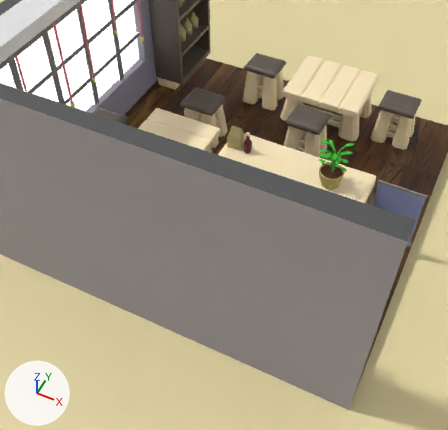
A saved change to the glTF model coffeeshop.gltf.
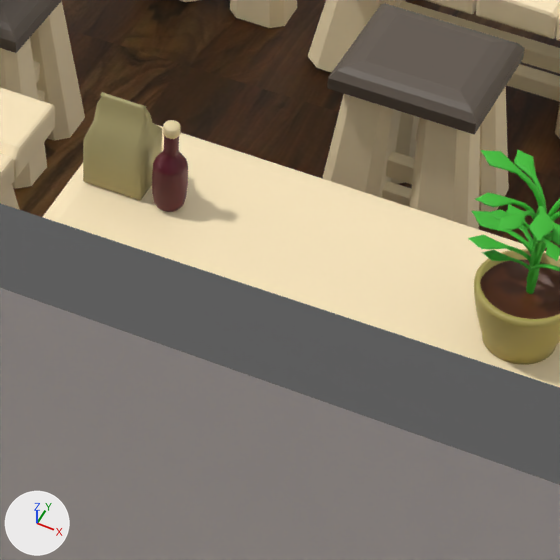
Old and new are each drawn from a 50 mm camera at (6.33, -14.14, 16.02) aimed at (0.67, -2.83, 1.87) and again close up on the part from 46% to 76% of the width and 24% to 55% of the height. Arrows for +X, +Y and +Z are at lower left; the lights stay in place. Where no turn or scale is listed for an object, it has been applied to the vertices.

The scene before the commit, as lines of its bpy script (objects in view):
```python
me_cube_004 = bpy.data.meshes.new('Cube.004')
me_cube_004.from_pydata(...)  # 148 vertices, 244 faces; spans x -19.4..5.6, y -3.3..3.3, z -5.6..13.4
# faces by material slot: [208, 36]
me_cube_004.materials.append(mat_table_top)  # beige #ffebc0
me_cube_004.materials.append(mat_table)  # brown #61564c
me_cube_005 = bpy.data.meshes.new('Cube.005')
me_cube_005.from_pydata(...)  # 64 vertices, 124 faces; spans x -0.231..0.231, y -0.183..0.183, z -0.022..0.739
me_cube_005.materials.append(mat_packet)  # beige #b2a874
me_cylinder = bpy.data.meshes.new('Cylinder')
me_cylinder.from_pydata(...)  # 3960 vertices, 7508 faces; spans x -1.38..1.33, y -1.36..1.11, z -1.11..2.72
# faces by material slot: [542, 30, 6936]
me_cylinder.materials.append(mat_pot)  # yellow #ad9f56
me_cylinder.materials.append(mat_dirt)  # brown #57290d
me_cylinder.materials.append(mat_leaves)  # green #3ebb32
ob_cube_008 = bpy.data.objects.new('Cube.008', me_cube_004)
ob_cube_008.location = (-2.393, 1.298, 0.862)
ob_cube_008.rotation_euler = (0.0, 0.131, -1.571)  # degrees (0, 7.5, -90)
ob_cube_008.scale = (0.0532, 0.212, 0.103)
ob_cube_022 = bpy.data.objects.new('Cube.022', me_cube_005)
ob_cube_022.location = (0.086, -0.785, 2.839)
ob_cylinder = bpy.data.objects.new('Cylinder', me_cylinder)
ob_cylinder.location = (3.296, -1.045, 3.248)
ob_cylinder.scale = (0.373, 0.373, 0.373)
# also in view: 'Cube.004' at (1.34, 4.71, 1.32); 'BezierCurve' at (0.52, -0.89, 3.22); 'Plane' at (-0.05, 0.0, 3.59); 'Cube.001' at (2.1, -0.92, 2.67); 'Cube.005' at (-2.42, -0.92, 1.32)
```
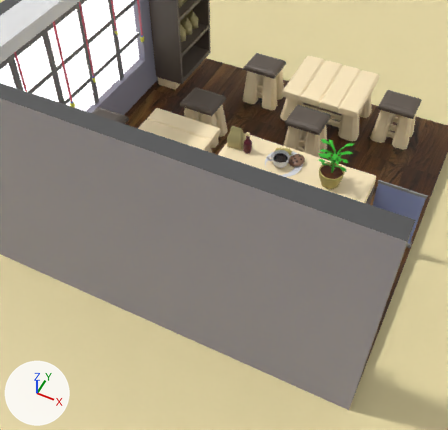
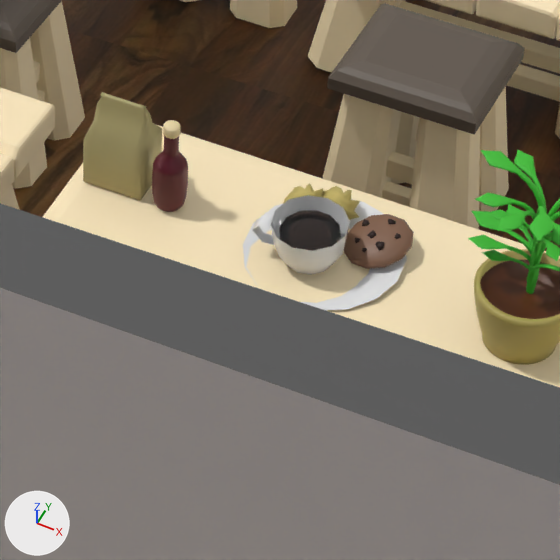
What differs and where, as boxes (x1, y1, x2, y2) in the close-ups (560 x 560 px):
'cup', added
    after: (252, 195, 350, 275)
'cookie', added (brown)
    after: (344, 214, 414, 269)
'Plate', added
    after: (243, 199, 407, 310)
'cookies', added (yellow)
    after: (283, 183, 360, 220)
'Cube.034', added
    after: (375, 241, 385, 250)
'Cube.036', added
    after: (367, 230, 376, 238)
'Cube.038', added
    after: (362, 219, 370, 226)
'Cube.037', added
    after: (388, 219, 396, 224)
'Cube.035', added
    after: (395, 233, 401, 239)
'Cube.033', added
    after: (355, 238, 360, 243)
'Cube.032', added
    after: (362, 248, 367, 252)

Edits to the bpy script that builds the scene:
```text
Add ob_plate:
    ob_plate = bpy.data.objects.new('Plate', me_circle_009)  # 48 vertices, 78 faces; spans x -3.37..3.37, y -3.37..3.37, z 0.0..0.41; in mat_white (white #e7e7e7)
    ob_plate.location = (1.75, -0.879, 2.796)
    ob_plate.rotation_euler = (0.0434, 0.0351, -1.285)  # degrees (2.5, 2, -74)
    ob_plate.scale = (0.175, -0.175, 0.175)
Add ob_cup:
    ob_cup = bpy.data.objects.new('cup', me_circle_004)  # 172 vertices, 308 faces; spans x -1.54..2.34, y -1.54..1.54, z 0.0..2.02; in mat_white_001 (white #e7e7e7), mat_coffee (brown #5f433a)
    ob_cup.location = (1.668, -0.968, 2.845)
    ob_cup.rotation_euler = (-0.0385, 0.0404, -2.94)  # degrees (-2.2, 2.3, -168)
    ob_cup.scale = (0.175, -0.175, 0.175)
Add ob_cookies:
    ob_cookies = bpy.data.objects.new('cookies', me_circle_008)  # 192 vertices, 376 faces; spans x -2.13..1.0, y -1.0..1.45, z -0.03..1.22; in mat_cookie_001 (yellow #c5b46a)
    ob_cookies.location = (1.673, -0.474, 2.912)
    ob_cookies.rotation_euler = (0.219, -0.00814, 0.0489)  # degrees (13, -0.5, 2.8)
    ob_cookies.scale = (0.175, -0.175, 0.175)
Add ob_cube_038:
    ob_cube_038 = bpy.data.objects.new('Cube.038', me_cube_013)  # 22 vertices, 40 faces; spans x -0.555..0.489, y -0.513..0.466, z -0.419..0.382; in mat_choc (black #240d09)
    ob_cube_038.parent = ob_cookie
    ob_cube_038.location = (-0.703, -0.598, 0.474)
    ob_cube_038.rotation_euler = (1.694, -0.342, 1.761)  # degrees (97, -20, 101)
    ob_cube_038.scale = (0.409, 0.409, 0.409)
Add ob_cookie:
    ob_cookie = bpy.data.objects.new('cookie', me_circle_007)  # 60 vertices, 116 faces; spans x -1.6..1.6, y -1.6..1.6, z 0.0..0.56; in mat_cookie (brown #7f5d47)
    ob_cookie.location = (2.077, -0.668, 2.915)
    ob_cookie.rotation_euler = (0.165, -0.229, 0.0247)  # degrees (9.5, -13, 1.4)
    ob_cookie.scale = (0.161, -0.161, 0.161)
Add ob_cube_037:
    ob_cube_037 = bpy.data.objects.new('Cube.037', me_cube_013)  # 22 vertices, 40 faces; spans x -0.555..0.489, y -0.513..0.466, z -0.419..0.382; in mat_choc (black #240d09)
    ob_cube_037.parent = ob_cookie
    ob_cube_037.location = (0.395, -0.819, 0.478)
    ob_cube_037.rotation_euler = (0.341, 1.534, 1.776)  # degrees (20, 88, 102)
    ob_cube_037.scale = (0.409, 0.409, 0.409)
Add ob_cube_036:
    ob_cube_036 = bpy.data.objects.new('Cube.036', me_cube_013)  # 22 vertices, 40 faces; spans x -0.555..0.489, y -0.513..0.466, z -0.419..0.382; in mat_choc (black #240d09)
    ob_cube_036.parent = ob_cookie
    ob_cube_036.location = (-0.203, 0.0792, 0.545)
    ob_cube_036.rotation_euler = (-0.0299, -0.0206, 0.0155)  # degrees (-1.7, -1.2, 0.9)
    ob_cube_036.scale = (0.472, 0.472, 0.472)
Add ob_cube_035:
    ob_cube_035 = bpy.data.objects.new('Cube.035', me_cube_013)  # 22 vertices, 40 faces; spans x -0.555..0.489, y -0.513..0.466, z -0.419..0.382; in mat_choc (black #240d09)
    ob_cube_035.parent = ob_cookie
    ob_cube_035.location = (0.955, -0.0537, 0.467)
    ob_cube_035.rotation_euler = (-1.748, 2.891, -0.0587)  # degrees (-100, 166, -3.4)
    ob_cube_035.scale = (0.322, 0.322, 0.322)
Add ob_cube_034:
    ob_cube_034 = bpy.data.objects.new('Cube.034', me_cube_013)  # 22 vertices, 40 faces; spans x -0.555..0.489, y -0.513..0.466, z -0.419..0.382; in mat_choc (black #240d09)
    ob_cube_034.parent = ob_cookie
    ob_cube_034.location = (0.362, 0.603, 0.513)
    ob_cube_034.rotation_euler = (1.502, 0.172, -1.615)  # degrees (86, 10, -93)
    ob_cube_034.scale = (0.501, 0.501, 0.501)
Add ob_cube_033:
    ob_cube_033 = bpy.data.objects.new('Cube.033', me_cube_013)  # 22 vertices, 40 faces; spans x -0.555..0.489, y -0.513..0.466, z -0.419..0.382; in mat_choc (black #240d09)
    ob_cube_033.parent = ob_cookie
    ob_cube_033.location = (-0.792, 0.414, 0.48)
    ob_cube_033.rotation_euler = (1.253, -0.169, -1.379)  # degrees (72, -9.7, -79)
    ob_cube_033.scale = (0.303, 0.303, 0.303)
Add ob_cube_032:
    ob_cube_032 = bpy.data.objects.new('Cube.032', me_cube_013)  # 22 vertices, 40 faces; spans x -0.555..0.489, y -0.513..0.466, z -0.419..0.382; in mat_choc (black #240d09)
    ob_cube_032.parent = ob_cookie
    ob_cube_032.location = (-0.249, 0.915, 0.469)
    ob_cube_032.rotation_euler = (-0.939, -2.517, -0.394)  # degrees (-54, -144, -23)
    ob_cube_032.scale = (0.261, 0.261, 0.261)
```
